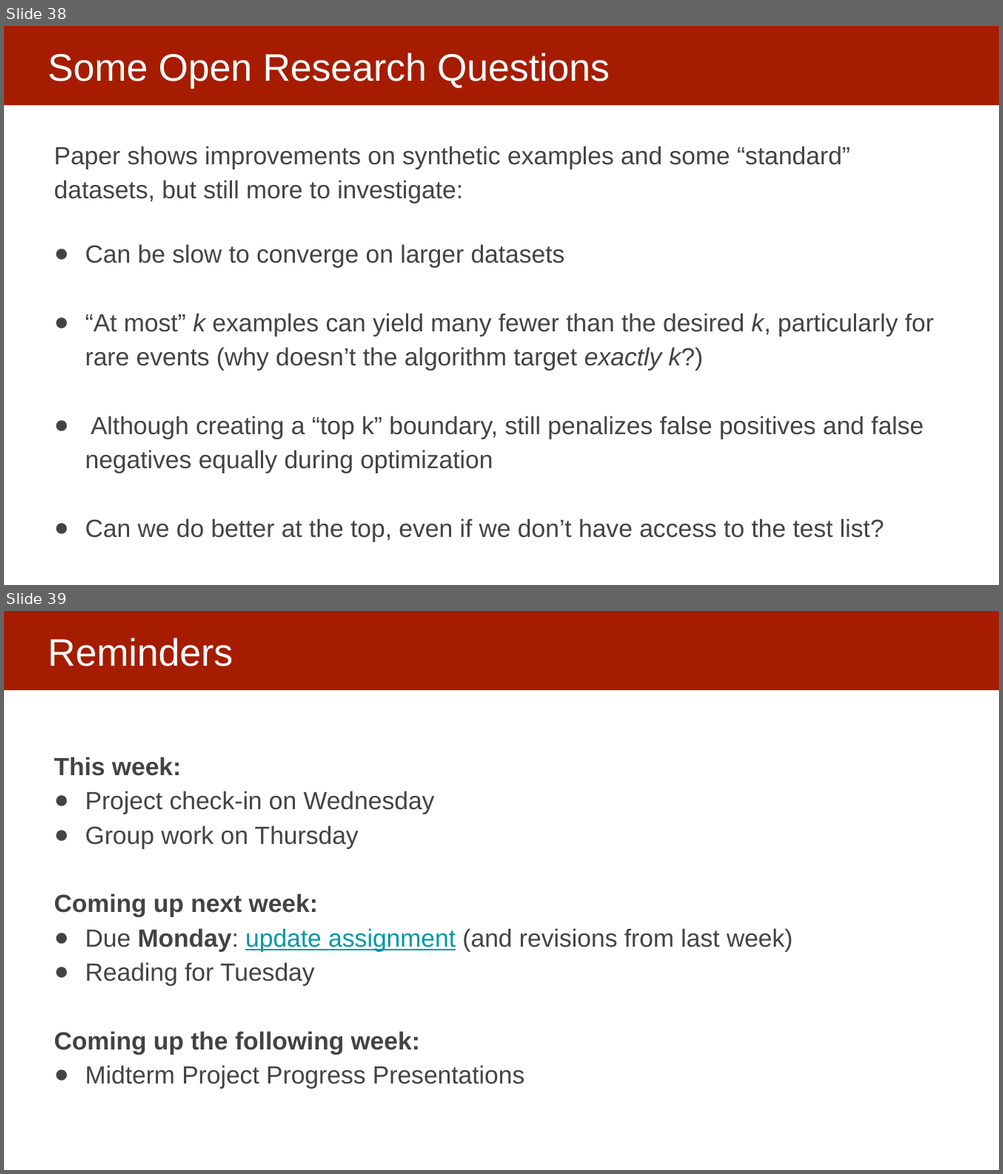
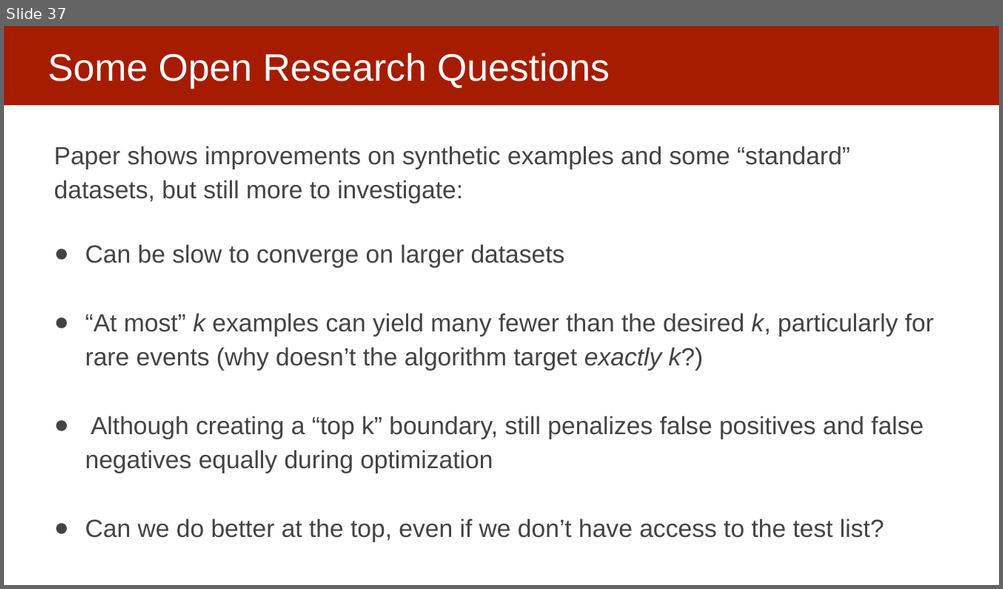
Before and after one commit to dssg/MLinPractice, a slide deck: Lectures/Lecture10-ModelSelection2.pptx. Shown one above the other, each under a label of ours: slides 38 and 39 before the commit, slide 37 after it. The pictures are 1003x1174 and 1003x589 pixels, drawn with LibreOffice and Linux fonts; fonts in the diff are those of the drawing. Boxes give left, top, right and bottom in pixels: in the first picture for what was removed or moved away, otherwise in the second. Text is boxed around its words. In the diff, an @@ line names an element or a change of style, - is before the commit and + after.

```diff
--- a/Lectures/Lecture10-ModelSelection2.pptx
+++ b/Lectures/Lecture10-ModelSelection2.pptx
@@ slide 39 removed at (4,611,999,1170), background #FFFFFF; not listed: 1 template element that a slide beside it also shows @@
@@ title removed at (48,638,233,667) @@
-Reminders
@@ text removed at (54,757,793,1089) @@
-This week:
-● Project check-in on Wednesday
-● Group work on Thursday
-Coming up next week:
-● Due Monday: update assignment (and revisions from last week)
-● Reading for Tuesday
-Coming up the following week:
-● Midterm Project Progress Presentations
@@ what was slide 38 is now slide 37 @@
```
Also in this commit, not shown: 4 slides changed, 4 slides added, 4 other slides removed.
